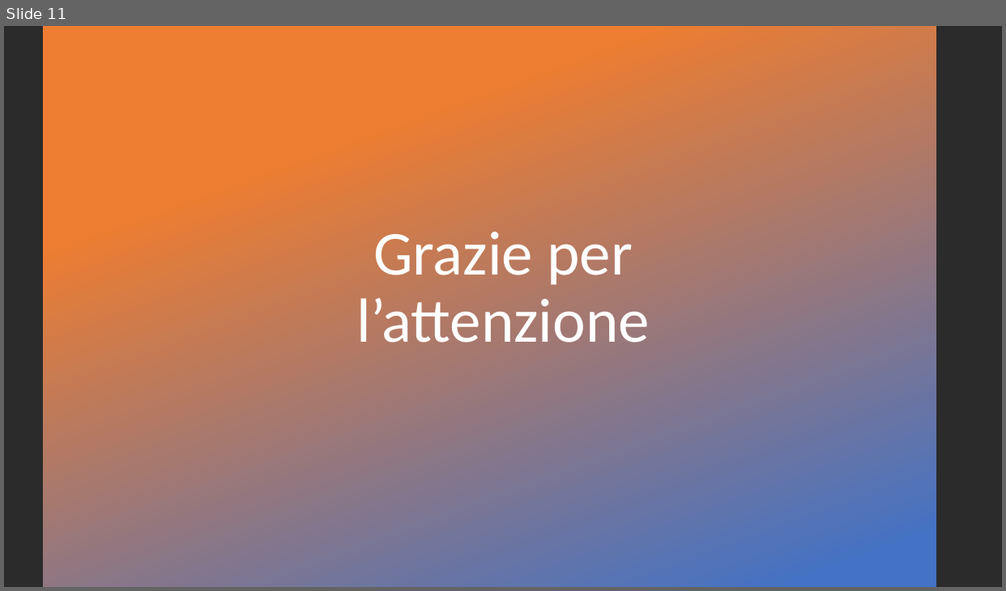
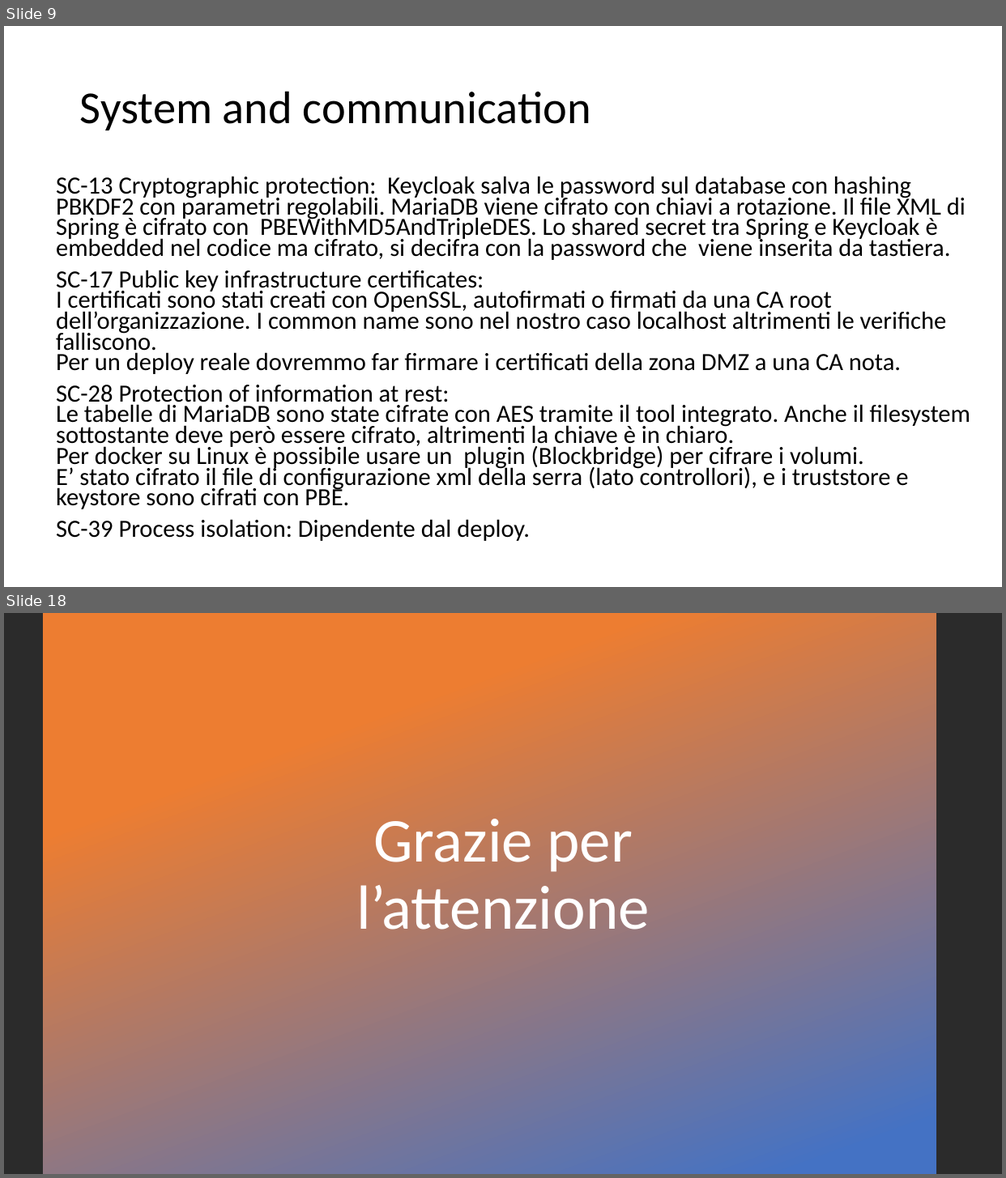
Before and after one commit to marcobarlo/GreenhouseSec, a slide deck: pres.pptx. Shown one above the other, each under a label of ours: slide 11 before the commit, slides 9 and 18 after it; the slides between them are not shown. The pictures are 1006x591 and 1006x1178 pixels, drawn with LibreOffice and Linux fonts; fonts in the diff are those of the drawing; background and template pictures are left out; a plain dark background stands for a picture behind light text. Boxes give left, top, right and bottom in pixels: in the first picture for what was removed or moved away, otherwise in the second. Text is boxed around its words. In the diff, an @@ line names an element or a change of style, - is before the commit and + after.

```diff
--- a/pres.pptx
+++ b/pres.pptx
@@ slide 9 added at (4,26,1002,587), background #FFFFFF @@
@@ title added at (80,91,591,130), 44 pt, text #000000 @@
+System and communication
@@ text added at (56,176,970,541), 23.8 pt, text #000000 @@
+SC-13 Cryptographic protection: Keycloak salva le password sul database con hashing PBKDF2 con parametri regolabili. MariaDB viene cifrato con chiavi a rotazione. Il file XML di Spring è cifrato con PBEWithMD5AndTripleDES. Lo shared secret tra Spring e Keycloak è embedded nel codice ma cifrato, si decifra con la password che viene inserita da tastiera.
+SC-17 Public key infrastructure certificates:
+I certificati sono stati creati con OpenSSL, autofirmati o firmati da una CA root dell’organizzazione. I common name sono nel nostro caso localhost altrimenti le verifiche falliscono.
+Per un deploy reale dovremmo far firmare i certificati della zona DMZ a una CA nota.
+SC-28 Protection of information at rest:
+Le tabelle di MariaDB sono state cifrate con AES tramite il tool integrato. Anche il filesystem sottostante deve però essere cifrato, altrimenti la chiave è in chiaro.
+Per docker su Linux è possibile usare un plugin (Blockbridge) per cifrare i volumi.
+E’ stato cifrato il file di configurazione xml della serra (lato controllori), e i truststore e keystore sono cifrati con PBE.
+SC-39 Process isolation: Dipendente dal deploy.
@@ what was slide 11 is now slide 18 @@
```
Also in this commit, not shown: 8 slides changed, 7 other slides added, 1 slide removed, 1 other file.
